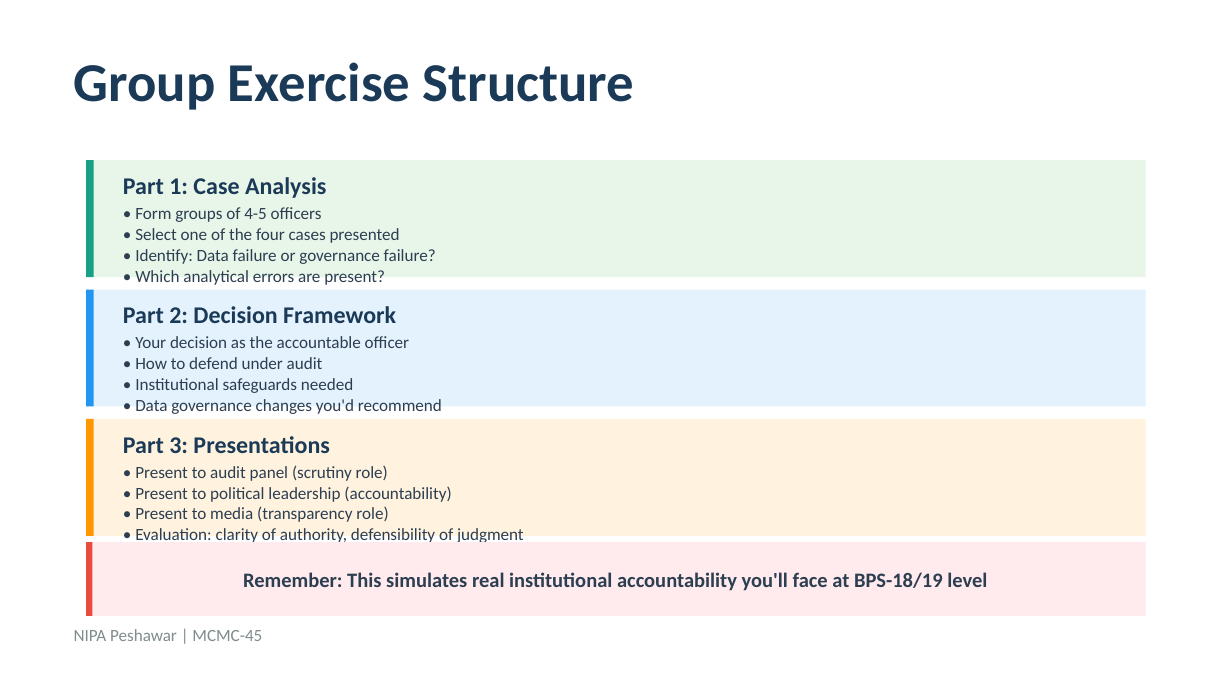
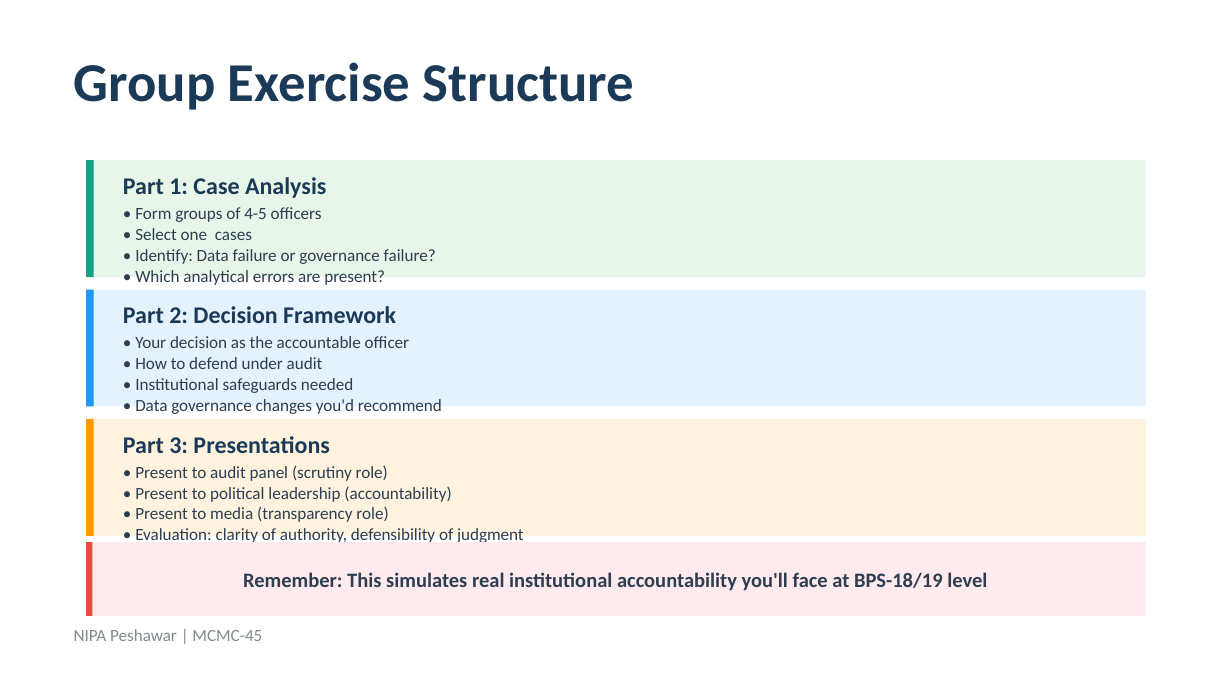
Before and after one commit to Zahedasghar/nipa, a slide deck: slide 28 of Data_Analytics_Training_Comprehensive.pptx. Drawn at 1232x693 pixels with LibreOffice and Linux fonts; fonts in the diff are those of the drawing. Boxes give left, top, right and bottom in pixels: in the first picture for what was removed or moved away, otherwise in the second. Text is boxed around its words. In the diff, an @@ line names an element or a change of style, - is before the commit and + after.

```diff
--- a/Data_Analytics_Training_Comprehensive.pptx
+++ b/Data_Analytics_Training_Comprehensive.pptx
@@ text at [135, 228, 252, 240]: text changed @@
-• Select one of the four cases presented
+• Select one cases
```
Also in this commit, not shown: 3 other slides changed.
